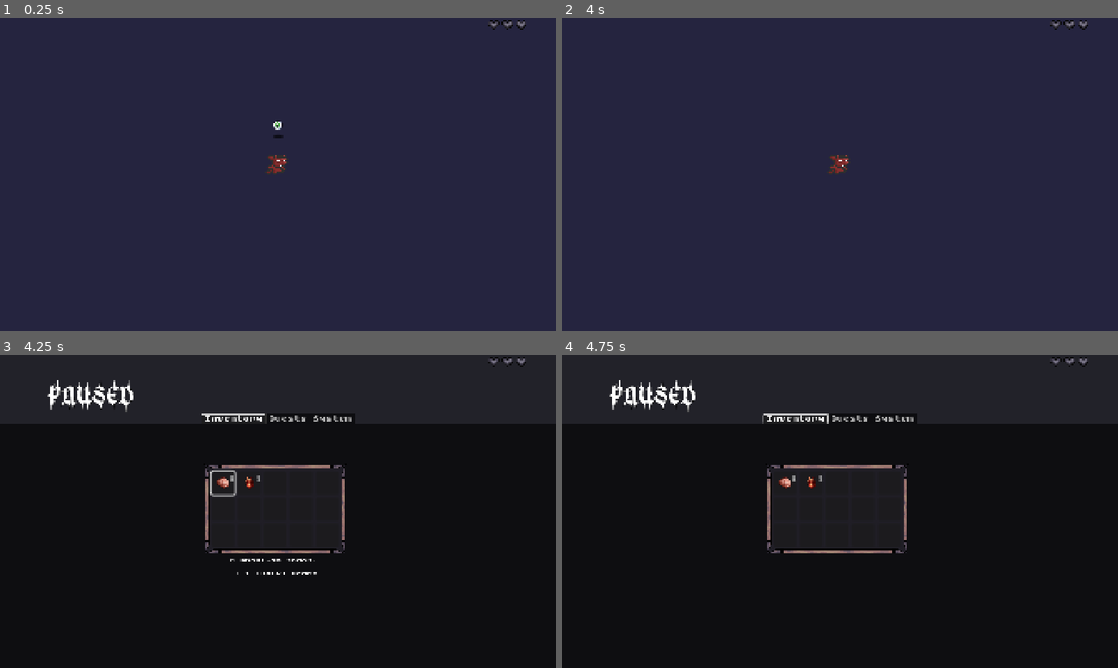
Above: before the commit, frames 1-4 (two rows, left to right).
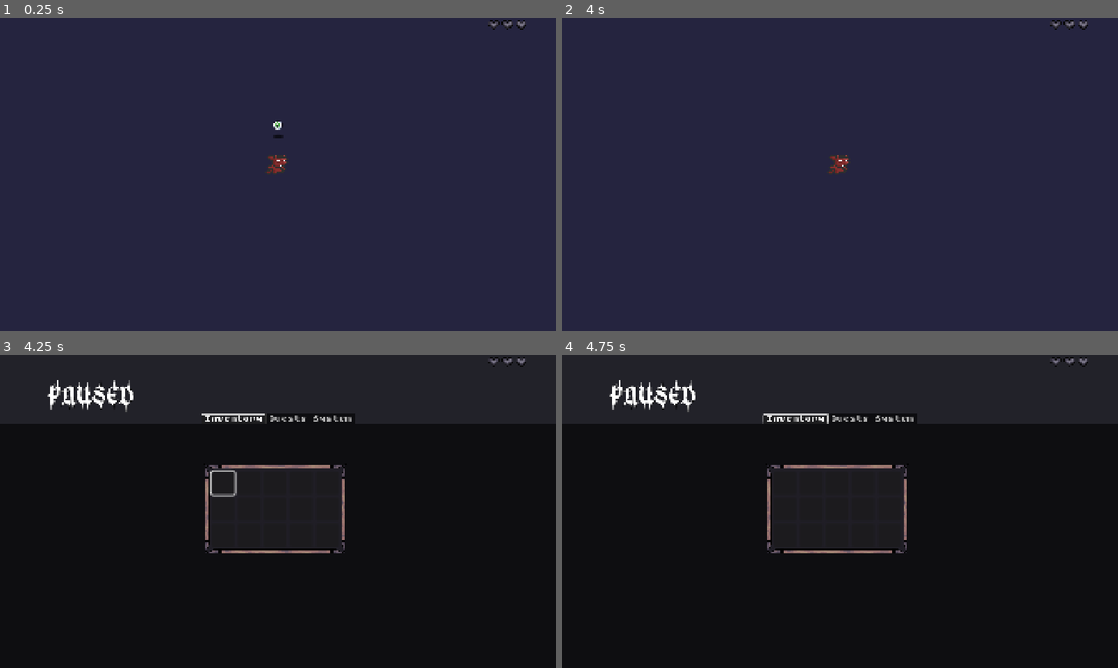
Above: after the commit, the same moments.

Repository: vilewombDEV/cradle-of-predation
Game: Godot game, scene res://Inventory/item_pickup.tscn
Same seed, same stepped clock (60 frames per second), same inputs: the game is played once before the commit and once after it. This scene is started directly instead of the project's main scene. Sound files missing from this copy of the repository are replaced by a short silence.
Inputs (mouse positions are in pixels of both pictures, inside the frame that each line leads up to):
- Up to frame 1 (0.25 s): no input
- Up to frame 2 (4 s): tap Enter (advance_dialog) at 0.5, 2, 3.5 s; move the mouse to (962, 158) at 0.52 s; hold E (interact) 0.53-1.28 s; hold D (move_right) 0.53-2.03 s; tap Space (jump) at 0.77, 1.25, 1.52, 2.75, 3.02, 3.77 s; tap P (test) at 0.8, 1.35, 2.3, 3.8 s; move the mouse to (728, 190) at 1.27 s; tap E (interact) at 1.55, 2.85 s; move the mouse to (895, 105) at 2.02 s; hold A (move_left) 2.03-2.78 s; hold Enter (advance_dialog) 2.03-2.78 s; move the mouse to (812, 237) at 2.77 s; hold D (move_right) from 2.78 s (still down); move the mouse to (1006, 221) at 3.52 s; hold Q (secondary_attack) from 3.53 s (still down)
- Up to frame 3 (4.25 s): keep holding D (move_right); keep holding Q (secondary_attack); tap Escape (pause_game) at 4.15 s
- Up to frame 4 (4.75 s): move the mouse to (673, 464) at 4.27 s; release D (move_right) at 4.28 s; release Q (secondary_attack) at 4.28 s; hold A (move_left) from 4.28 s (still down); tap P (test) at 4.35 s; tap Space (jump) at 4.52 s; tap E (interact) at 4.55 s

Frames 1-2 are identical in both runs. In frame 3, 0.3% of the frame differs, in the area x 39-57%, y 38-71%; in frame 4, 0.1%.

Commit message:
+ More Quest Logic (2)

Diff:
--- a/Interaction/Dialog System/dialog_system.gd
+++ b/Interaction/Dialog System/dialog_system.gd
@@ -125,13 +125,11 @@
 	choice_options.get_child(0).grab_focus()
 	pass
 
-
-
 func _dialog_choice_selected(_d: DialogBranch) -> void:
 	choice_options.visible = false
+	_d.selected.emit()
 	show_dialog(_d.dialog_items)
 	pass
-
 
 func on_timer_timeout() -> void:
 	content.visible_characters += 1
--- a/Interaction/Dialog System/dialog_system.tscn
+++ b/Interaction/Dialog System/dialog_system.tscn
@@ -195,9 +195,9 @@
 anchor_right = 0.935
 anchor_bottom = 0.562
 offset_left = -1054.2
-offset_top = 60.04
+offset_top = -31.96
 offset_right = 123.8
-offset_bottom = 219.04
+offset_bottom = 127.04
 grow_horizontal = 2
 grow_vertical = 2
 theme = ExtResource("6_e71ex")
--- /dev/null
+++ b/Interaction/NPC/NPC Resources/hooded_entity.tres
@@ -0,0 +1,10 @@
+[gd_resource type="Resource" script_class="NPCResource" load_steps=3 format=3 uid="uid://tvln172t6qfi"]
+
+[ext_resource type="Texture2D" uid="uid://bwrdjm4ycvu5g" path="res://Interaction/NPC/HOODED ENTITY PORTRAIT.png" id="1_0t1om"]
+[ext_resource type="Script" uid="uid://d04eryd8kooyr" path="res://Interaction/NPC/NPC Resources/npc_resource.gd" id="1_2lwwu"]
+
+[resource]
+script = ExtResource("1_2lwwu")
+npc_name = "The Hooded Entity"
+portrait = ExtResource("1_0t1om")
+metadata/_custom_type_script = "uid://d04eryd8kooyr"
--- a/Interaction/NPC/NPC Resources/npc.gd
+++ b/Interaction/NPC/NPC Resources/npc.gd
@@ -1,6 +1,5 @@
 extends CharacterBody2D
 class_name NPC
-
 
 @export var npc_resource: NPCResource: set = _set_npc_resource
 
--- a/Interaction/NPC/gypsy_shopkeeper.tscn
+++ b/Interaction/NPC/gypsy_shopkeeper.tscn
@@ -32,7 +32,7 @@
 shape = SubResource("CapsuleShape2D_02jty")
 
 [node name="DialogInteraction" parent="Gypsy" instance=ExtResource("4_g15iv")]
-position = Vector2(1, -2)
+position = Vector2(1, 0)
 
 [node name="DialogText" type="Node" parent="Gypsy/DialogInteraction"]
 script = ExtResource("5_l2jwx")
--- /dev/null
+++ b/Interaction/NPC/hooded_entity.tscn
@@ -0,0 +1,63 @@
+[gd_scene load_steps=10 format=3 uid="uid://cevcxrkcu60b0"]
+
+[ext_resource type="Script" uid="uid://r6u5xhk8gfv4" path="res://Interaction/NPC/NPC Resources/npc.gd" id="1_ovimc"]
+[ext_resource type="Texture2D" uid="uid://d2my8yk2uc545" path="res://Interaction/NPC/HOODED WIZARD.png" id="2_aa7lg"]
+[ext_resource type="Resource" uid="uid://tvln172t6qfi" path="res://Interaction/NPC/NPC Resources/hooded_entity.tres" id="2_us5vr"]
+
+[sub_resource type="AtlasTexture" id="AtlasTexture_eeooy"]
+atlas = ExtResource("2_aa7lg")
+region = Rect2(480, 0, 80, 80)
+
+[sub_resource type="AtlasTexture" id="AtlasTexture_yw35k"]
+atlas = ExtResource("2_aa7lg")
+region = Rect2(560, 0, 80, 80)
+
+[sub_resource type="AtlasTexture" id="AtlasTexture_b4xet"]
+atlas = ExtResource("2_aa7lg")
+region = Rect2(640, 0, 80, 80)
+
+[sub_resource type="AtlasTexture" id="AtlasTexture_s5xbl"]
+atlas = ExtResource("2_aa7lg")
+region = Rect2(720, 0, 80, 80)
+
+[sub_resource type="SpriteFrames" id="SpriteFrames_aa7lg"]
+animations = [{
+"frames": [{
+"duration": 1.0,
+"texture": SubResource("AtlasTexture_eeooy")
+}, {
+"duration": 1.0,
+"texture": SubResource("AtlasTexture_yw35k")
+}, {
+"duration": 1.0,
+"texture": SubResource("AtlasTexture_b4xet")
+}, {
+"duration": 1.0,
+"texture": SubResource("AtlasTexture_s5xbl")
+}],
+"loop": true,
+"name": &"idle",
+"speed": 5.0
+}]
+
+[sub_resource type="CapsuleShape2D" id="CapsuleShape2D_ovimc"]
+radius = 6.0
+height = 40.0
+
+[node name="QuestGiver" type="Node2D"]
+
+[node name="The Hooded Entity" type="CharacterBody2D" parent="."]
+script = ExtResource("1_ovimc")
+npc_resource = ExtResource("2_us5vr")
+
+[node name="AnimatedSprite2D" type="AnimatedSprite2D" parent="The Hooded Entity"]
+scale = Vector2(0.7375, 0.7375)
+sprite_frames = SubResource("SpriteFrames_aa7lg")
+animation = &"idle"
+autoplay = "idle"
+frame_progress = 0.597128
+
+[node name="CollisionShape2D" type="CollisionShape2D" parent="The Hooded Entity"]
+position = Vector2(-2, 0)
+shape = SubResource("CapsuleShape2D_ovimc")
+debug_color = Color(0, 0.6, 0.701961, 0.301961)
--- a/Interaction/NPC/shopkeeper.gd
+++ b/Interaction/NPC/shopkeeper.gd
@@ -11,4 +11,4 @@
 
 
 func show_shop_menu() -> void:
-	print("Show the menu")
+	ShopMenu.show_menu()
--- a/Inventory/ShopGUI/shop_menu.tscn
+++ b/Inventory/ShopGUI/shop_menu.tscn
@@ -144,7 +144,7 @@
 anchor_bottom = 1.0
 grow_horizontal = 2
 grow_vertical = 2
-color = Color(0, 0, 0, 0.337)
+color = Color(0, 0, 0, 0.713726)
 
 [node name="Control" type="Control" parent="."]
 layout_mode = 3
@@ -465,7 +465,7 @@
 offset_right = 456.0
 offset_bottom = 88.0
 theme_override_fonts/font = ExtResource("3_1x24s")
-theme_override_font_sizes/font_size = 70
+theme_override_font_sizes/font_size = 85
 text = "The Rattle & Claw"
 
 [node name="AudioStreamPlayer2D" type="AudioStreamPlayer2D" parent="."]
--- a/Levels/world1.tscn
+++ b/Levels/world1.tscn
@@ -8,11 +8,19 @@
 [ext_resource type="Texture2D" uid="uid://ojkhaidxviyh" path="res://Assets/Tile Sets/column.png" id="5_texvg"]
 [ext_resource type="Texture2D" uid="uid://dxjwv8c6w25ss" path="res://Assets/Tile Sets/3 - Edited.png" id="6_0wvid"]
 [ext_resource type="PackedScene" uid="uid://d16uck00gbmao" path="res://Props/barrel.tscn" id="8_770ha"]
-[ext_resource type="PackedScene" uid="uid://c5eq5pm52pw5i" path="res://Scenes/Enemies/spider.tscn" id="13_8hemp"]
 [ext_resource type="PackedScene" uid="uid://c5ykmin26do5a" path="res://Levels/player_spawn.tscn" id="14_2lp5j"]
+[ext_resource type="PackedScene" uid="uid://cevcxrkcu60b0" path="res://Interaction/NPC/hooded_entity.tscn" id="15_8hemp"]
+[ext_resource type="PackedScene" uid="uid://dt670mvtvcc17" path="res://Interaction/Dialog System/dialog_interaction.tscn" id="16_3p7ho"]
+[ext_resource type="Script" uid="uid://bl6alhn4bi86x" path="res://Interaction/NPC/NPC Resources/dialog_text.gd" id="17_o180a"]
 [ext_resource type="AudioStream" uid="uid://dtraia4b6s1w6" path="res://Music & SFX/juanjo_sound - Unroot.ogg" id="17_wvkut"]
+[ext_resource type="Resource" uid="uid://tvln172t6qfi" path="res://Interaction/NPC/NPC Resources/hooded_entity.tres" id="18_akwg7"]
 [ext_resource type="PackedScene" uid="uid://c6c5ogs46xbip" path="res://Interaction/Interactable Items/lock_1.tscn" id="18_mn3ar"]
+[ext_resource type="Script" uid="uid://ylv8dbax8c8c" path="res://Interaction/NPC/NPC Resources/dialog_choice.gd" id="19_j1w17"]
+[ext_resource type="Script" uid="uid://cdxasf6i202xc" path="res://Interaction/Dialog System/dialog_branch.gd" id="20_uhbvf"]
+[ext_resource type="Resource" uid="uid://8vq1mo48mwcb" path="res://Interaction/NPC/imp'zharoth_player.tres" id="21_1htus"]
+[ext_resource type="PackedScene" uid="uid://cdc8bkwuu0716" path="res://Quests/Utility Nodes/quest_advance_trigger.tscn" id="22_a18s4"]
 [ext_resource type="PackedScene" uid="uid://bgrkxg1kk8byu" path="res://Scenes/platform1.tscn" id="23_6o233"]
+[ext_resource type="Resource" uid="uid://8jbw0ajbt8dl" path="res://Quests/Quest/find_gypsy.tres" id="23_igicm"]
 [ext_resource type="PackedScene" uid="uid://r7e54m5ht830" path="res://Scenes/killzone.tscn" id="24_gubof"]
 [ext_resource type="PackedScene" uid="uid://bw6gxq0t8wvsm" path="res://Levels/level_transition.tscn" id="29_a18s4"]
 
@@ -216,9 +224,6 @@
 
 [node name="Enemies" type="Node" parent="."]
 
-[node name="Spider" parent="Enemies" instance=ExtResource("13_8hemp")]
-position = Vector2(272, 161)
-
 [node name="LevelTransition1" parent="." instance=ExtResource("29_a18s4")]
 position = Vector2(44, 144)
 level = "uid://b7b3q4t14ecla"
@@ -233,3 +238,57 @@
 target_transition_area = "LevelTransition3"
 size = 1
 side = 1
+
+[node name="QuestGiver" parent="." instance=ExtResource("15_8hemp")]
+position = Vector2(798, 139)
+
+[node name="DialogInteraction" parent="QuestGiver" instance=ExtResource("16_3p7ho")]
+position = Vector2(-5, -6)
+
+[node name="DialogText" type="Node" parent="QuestGiver/DialogInteraction"]
+script = ExtResource("17_o180a")
+text = "You..."
+npc_info = ExtResource("18_akwg7")
+metadata/_custom_type_script = "uid://bl6alhn4bi86x"
+
+[node name="DialogText2" type="Node" parent="QuestGiver/DialogInteraction"]
+script = ExtResource("17_o180a")
+text = "I've seen those eyes before..."
+npc_info = ExtResource("18_akwg7")
+metadata/_custom_type_script = "uid://bl6alhn4bi86x"
+
+[node name="DialogChoice" type="Node" parent="QuestGiver/DialogInteraction"]
+script = ExtResource("19_j1w17")
+metadata/_custom_type_script = "uid://ylv8dbax8c8c"
+
+[node name="DialogBranch" type="Node" parent="QuestGiver/DialogInteraction/DialogChoice"]
+script = ExtResource("20_uhbvf")
+text = "Who are you?"
+npc_info = ExtResource("21_1htus")
+metadata/_custom_type_script = "uid://cdxasf6i202xc"
+
+[node name="DialogText" type="Node" parent="QuestGiver/DialogInteraction/DialogChoice/DialogBranch"]
+script = ExtResource("17_o180a")
+text = "I am the cracks in each brick...the flickering light in each candle..."
+npc_info = ExtResource("18_akwg7")
+metadata/_custom_type_script = "uid://bl6alhn4bi86x"
+
+[node name="DialogBranch2" type="Node" parent="QuestGiver/DialogInteraction/DialogChoice"]
+script = ExtResource("20_uhbvf")
+text = "How could you know such a thing?"
+npc_info = ExtResource("21_1htus")
+metadata/_custom_type_script = "uid://cdxasf6i202xc"
+
+[node name="QuestAdvanceTrigger" parent="QuestGiver/DialogInteraction/DialogChoice/DialogBranch2" instance=ExtResource("22_a18s4")]
+signal_name = "selected"
+linked_quest = ExtResource("23_igicm")
+settings_summary = "UPDATE QUEST:
+Quest: Find Gypsy
+Step: 0 - N/A
+Complete: false"
+
+[node name="DialogText" type="Node" parent="QuestGiver/DialogInteraction/DialogChoice/DialogBranch2"]
+script = ExtResource("17_o180a")
+text = "I am bound to these whimpering walls..if you're to fulfil your quest for hunger, there's a spirit you're to meet."
+npc_info = ExtResource("18_akwg7")
+metadata/_custom_type_script = "uid://bl6alhn4bi86x"
--- a/Player/Player States/climb.gd
+++ /dev/null
@@ -1,20 +0,0 @@
-extends PlayerState
-class_name PlayerStateClimb
-
-func init() -> void:
-	pass
-
-func enter() -> void:
-	player.animation_player.play("climb")
-
-func exit() -> void:
-	pass
-
-func handle_input(_event: InputEvent) -> PlayerState:
-	return next_state
-
-func process(_delta: float) -> PlayerState:
-	return next_state
-
-func physics_process(_delta: float) -> PlayerState:
-	return next_state
--- a/Player/Player States/player_state.gd
+++ b/Player/Player States/player_state.gd
@@ -9,7 +9,6 @@
 @onready var run: PlayerStateRun = %Run
 @onready var jump: PlayerStateJump = %Jump
 @onready var fall: PlayerStateFall = %Fall
-@onready var climb: PlayerStateClimb = %Climb
 @onready var attack: PlayerStateAttack = %Attack
 @onready var stun: PlayerStateStun = %Stun
 @onready var death: PlayerStateDeath = %Death
--- a/Quests/Quest/find_gypsy.tres
+++ b/Quests/Quest/find_gypsy.tres
@@ -14,7 +14,7 @@
 script = ExtResource("2_i1f7h")
 title = "Find Gypsy"
 description = "Find Gypsy in this hellscape."
-steps = Array[String](["Step 1", "Step 2"])
+steps = Array[String](["Search Main Hall", "Search in Hellscape"])
 reward_xp = 100
 reward_items = Array[ExtResource("1_yeolt")]([SubResource("Resource_ka11v")])
 metadata/_custom_type_script = "uid://yo73vrm3o2tb"
--- /dev/null
+++ b/Quests/Utility Nodes/quest_advance_trigger.gd
@@ -0,0 +1,25 @@
+@tool
+@icon("res://Quests/Utility Nodes/quest_advance.png")
+extends QuestNode
+class_name QuestAdvanceTrigger
+
+@export_category("Parent Signal Connection")
+@export var signal_name: String = ""
+
+func _ready() -> void:
+	if Engine.is_editor_hint():
+		return
+	$Sprite2D.queue_free()
+	if signal_name != "":
+		if get_parent().has_signal(signal_name):
+			get_parent().connect(signal_name, advance_quest)
+
+func advance_quest() -> void:
+	if linked_quest == null:
+		return
+	var _title: String = linked_quest.title
+	var _step: String = get_step()
+	if _step == "N/A":
+		_step = ""
+	print("Advance_Quest: " + _title)
+	QuestManager.update_quest(_title, _step, quest_complete)
--- /dev/null
+++ b/Quests/Utility Nodes/quest_advance_trigger.tscn
@@ -0,0 +1,11 @@
+[gd_scene load_steps=3 format=3 uid="uid://cdc8bkwuu0716"]
+
+[ext_resource type="Script" uid="uid://ccbg35id0tgg8" path="res://Quests/Utility Nodes/quest_advance_trigger.gd" id="1_61vkk"]
+[ext_resource type="Texture2D" uid="uid://4pcb7n0b4cq8" path="res://Quests/Utility Nodes/quest_advance.png" id="2_a0dog"]
+
+[node name="QuestAdvanceTrigger" type="Node2D"]
+script = ExtResource("1_61vkk")
+
+[node name="Sprite2D" type="Sprite2D" parent="."]
+position = Vector2(11, -15)
+texture = ExtResource("2_a0dog")
--- /dev/null
+++ b/Quests/Utility Nodes/quest_node.gd
@@ -0,0 +1,40 @@
+@tool
+extends Node2D
+class_name QuestNode
+
+@export var linked_quest: Quest = null: set = _set_quest
+@export var quest_step: int = 0: set = _set_step
+@export var quest_complete: bool = false: set = _set_complete
+
+@export_category("Information Only")
+@export_multiline var settings_summary: String
+
+func _set_quest(_v: Quest) -> void:
+	linked_quest = _v
+	quest_step = 0
+	update_summary()
+
+func _set_step(_v: int) -> void:
+	quest_step = clamp( _v, 0, get_step_count() )
+	update_summary()
+
+func get_step_count() -> int:
+	if linked_quest == null:
+		return 0
+	else:
+		return linked_quest.steps.size()
+
+func _set_complete(_v: bool) -> void:
+	quest_complete = _v
+	update_summary()
+
+func update_summary() -> void:
+	settings_summary = "UPDATE QUEST:\nQuest: " + linked_quest.title + "\n"
+	settings_summary += "Step: " + str(quest_step) + " - " + get_step() + "\n"
+	settings_summary += "Complete: " + str(quest_complete)
+
+func get_step() -> String:
+	if quest_step != 0 and quest_step <= get_step_count():
+		return linked_quest.steps[quest_step - 1]
+	else:
+		return "N/A"
--- a/Scenes/pause_menu.tscn
+++ b/Scenes/pause_menu.tscn
@@ -81,6 +81,7 @@
 offset_top = 203.0
 grow_horizontal = 2
 grow_vertical = 2
+mouse_filter = 2
 theme_override_fonts/font = ExtResource("2_1och7")
 theme_override_font_sizes/font_size = 25
 tab_alignment = 1
@@ -173,7 +174,8 @@
 theme_override_fonts/font = ExtResource("2_1och7")
 theme_override_font_sizes/font_size = 20
 horizontal_alignment = 1
-autowrap_mode = 2
+vertical_alignment = 1
+autowrap_mode = 3
 
 [node name="Quests" type="Control" parent="Control/TabContainer"]
 layout_mode = 2
--- a/Scenes/player.tscn
+++ b/Scenes/player.tscn
@@ -10,7 +10,6 @@
 [ext_resource type="Script" uid="uid://bnhb3ihcx55ka" path="res://Player/Player States/fall.gd" id="6_f1ek2"]
 [ext_resource type="Script" uid="uid://dadl8lavnf3e4" path="res://Player/Player States/player_state.gd" id="7_8erm5"]
 [ext_resource type="Script" uid="uid://bkrtmt8yhfoej" path="res://Player/Player States/attack.gd" id="7_f1ek2"]
-[ext_resource type="Script" uid="uid://853rlrga1c1c" path="res://Player/Player States/climb.gd" id="8_qqcod"]
 [ext_resource type="Script" uid="uid://5r8nv8j0cru7" path="res://Player/Player States/stun.gd" id="9_7dp3o"]
 [ext_resource type="Script" uid="uid://b6bvdqxywoejk" path="res://Player/Player States/death.gd" id="10_h4iuc"]
 [ext_resource type="AudioStream" uid="uid://8lqlolt18xtr" path="res://Music & SFX/IMP SFX/CREAHmn_Short, Intimidating, Troll, MHCS15.wav" id="11_fd4e3"]
@@ -40,23 +39,6 @@
 "values": [0]
 }
 
-[sub_resource type="Animation" id="Animation_qqcod"]
-resource_name = "climb"
-length = 0.05
-step = 0.05
-tracks/0/type = "value"
-tracks/0/imported = false
-tracks/0/enabled = true
-tracks/0/path = NodePath("Sprite2D:frame")
-tracks/0/interp = 1
-tracks/0/loop_wrap = true
-tracks/0/keys = {
-"times": PackedFloat32Array(0),
-"transitions": PackedFloat32Array(1),
-"update": 1,
-"values": [18]
-}
-
 [sub_resource type="Animation" id="Animation_igrcy"]
 resource_name = "death"
 length = 0.7
@@ -163,7 +145,6 @@
 [sub_resource type="AnimationLibrary" id="AnimationLibrary_tx1dd"]
 _data = {
 &"RESET": SubResource("Animation_f1ek2"),
-&"climb": SubResource("Animation_qqcod"),
 &"death": SubResource("Animation_igrcy"),
 &"idle": SubResource("Animation_8erm5"),
 &"jump": SubResource("Animation_gymyn"),
@@ -270,10 +251,6 @@
 unique_name_in_owner = true
 script = ExtResource("6_f1ek2")
 
-[node name="Climb" type="Node" parent="States"]
-unique_name_in_owner = true
-script = ExtResource("8_qqcod")
-
 [node name="Attack" type="Node" parent="States"]
 unique_name_in_owner = true
 script = ExtResource("7_f1ek2")
@@ -298,6 +275,7 @@
 [node name="CollisionShape2D" type="CollisionShape2D" parent="."]
 position = Vector2(0, -9)
 shape = SubResource("CapsuleShape2D_8erm5")
+debug_color = Color(0, 0.6, 0.701961, 0.262745)
 
 [node name="PlayerCamera" type="Camera2D" parent="."]
 zoom = Vector2(4, 4)
@@ -343,9 +321,3 @@
 libraries = {
 &"": SubResource("AnimationLibrary_fd4e3")
 }
-
-[node name="LadderRayCast" type="RayCast2D" parent="."]
-position = Vector2(0, -14)
-target_position = Vector2(0, -10)
-collision_mask = 32
-hit_from_inside = true
--- a/Scenes/quests_ui.gd
+++ b/Scenes/quests_ui.gd
@@ -46,7 +46,6 @@
 func clear_quest_details() -> void:
 	title_label.text = ""
 	description_label.text = ""
-
 	for c in details_container.get_children():
 		if c is QuestStepItem:
 			c.queue_free()
--- a/Scenes/rattle_and_claw_shop.tscn
+++ b/Scenes/rattle_and_claw_shop.tscn
@@ -1,10 +1,9 @@
-[gd_scene load_steps=28 format=4 uid="uid://cstqm2inckfvc"]
+[gd_scene load_steps=27 format=4 uid="uid://cstqm2inckfvc"]
 
 [ext_resource type="Texture2D" uid="uid://bd4i3rou8m2po" path="res://Assets/Tile Sets/oak_woods_v1.0/oak_woods_tileset.png" id="1_4rcv3"]
 [ext_resource type="Texture2D" uid="uid://drh7ehtd1v182" path="res://Assets/Tile Sets/oak_woods_v1.0/background/background_layer_1.png" id="1_63dqu"]
 [ext_resource type="Script" uid="uid://dfawrkv1bwgwu" path="res://Levels/level.gd" id="1_jb5np"]
 [ext_resource type="Texture2D" uid="uid://cl7oyl245x6b8" path="res://Assets/Tile Sets/oak_woods_v1.0/background/background_layer_2.png" id="2_cdo1u"]
-[ext_resource type="AudioStream" uid="uid://baes2ibbxb8tt" path="res://Music & SFX/Forest Day.ogg" id="2_hcbt5"]
 [ext_resource type="Script" uid="uid://cxvuob6p6e6a" path="res://Levels/Tilemaps/level_tilemap.gd" id="2_jb5np"]
 [ext_resource type="Texture2D" uid="uid://duf8vgbg2m54q" path="res://Assets/Tile Sets/oak_woods_v1.0/background/background_layer_3.png" id="3_ck22l"]
 [ext_resource type="Texture2D" uid="uid://dtvj7jnfae24j" path="res://Assets/Tile Sets/oak_woods_v1.0/decorations/fence_1.png" id="6_xwrut"]
@@ -976,7 +975,6 @@
 
 [node name="RattleandClaw" type="Node2D"]
 script = ExtResource("1_jb5np")
-music = ExtResource("2_hcbt5")
 
 [node name="PARA" type="Node" parent="."]
 
@@ -1119,7 +1117,7 @@
 script = ExtResource("2_jb5np")
 
 [node name="PlayerSpawn" parent="." instance=ExtResource("14_hcbt5")]
-position = Vector2(190, 220)
+position = Vector2(1060, 222)
 
 [node name="BG ITEMS" type="Node" parent="."]
 
--- a/Scripts/player.gd
+++ b/Scripts/player.gd
@@ -52,9 +52,6 @@
 func _physics_process(_delta: float) -> void:
 	velocity.y += gravity * _delta * gravity_multiplier
 	velocity.y = clampf(velocity.y, -1000.0, max_fall_velocity)
-	var ladder_collider = ladder_ray_cast.get_collider()
-	if ladder_collider:
-		_ladder_climb(_delta)
 	move_and_slide()
 	change_state(current_state.physics_process(_delta))
 
@@ -95,14 +92,8 @@
 		elif direction.x > 0:
 			sprite.flip_h = false
 
-func _ladder_climb(_delta):
-	direction.y = Input.get_axis("up", "down")
-	if direction:
-		velocity = direction * move_speed / 2
-	else:
-		velocity = Vector2.ZERO
-
 func _unhandled_key_input(event: InputEvent) -> void:
+	change_state(current_state.handle_input(event))
 	if event.is_action_pressed("interact"):
 		PlayerManager.interact_pressed.emit()
 
@@ -112,7 +103,6 @@
 	if hp > 0:
 		update_hp(-hurt_box.damage)
 		player_damaged.emit(hurt_box)
-
 
 func update_hp(delta: int) -> void:
 	hp = clampi(hp + delta, 0, max_hp)
--- a/Singleton/global_quest_manager.gd
+++ b/Singleton/global_quest_manager.gd
@@ -12,16 +12,19 @@
 
 func _unhandled_input(event: InputEvent) -> void:
 	if event.is_action_pressed("test"):
-		update_quest("Short Quest", "Step 1", true)
-		update_quest("Find Gypsy", "Step 1")
-		update_quest("Find Gypsy", "Step 2")
-		update_quest("Find Gypsy", "", true)
-		update_quest("Long Quest", "Step 1")
-		update_quest("Long Quest", "Step 2")
-		update_quest("Long Quest", "Step 3")
-		update_quest("Long Quest", "Step 4")
-		update_quest("Long Quest", "", false)
+		#print(find_quest_by_title("Find Gypsy"))
+		#print("Current Quests: ", current_quests)
+		#print("get_quest_index_by_title: ", get_quest_index_by_title("find gypsy"))
+		#print("get_quest_index_by_title: ", get_quest_index_by_title("short quest"))
+
+		#print("before: ", current_quests)
+		#update_quest("short quest", "", true)
+		#update_quest("find gypsy", "Search Main Hall")
+		#update_quest("long quest", "", true)
+		#print("after: ", current_quests)
 		print("Quests: ", current_quests)
+		#print("==============")
+		pass
 
 func gather_quest_data() -> void:
 	# Gather all Quest resources and add to the Quests Array
@@ -29,25 +32,33 @@
 	quests.clear()
 	for q in quest_files:
 		quests.append( load( QUEST_DATA_LOCATION + "/" + q ) as Quest )
+	print("Quest Count: ", quests.size())
 
 func update_quest(_title: String, _completed_step: String = "", _is_complete: bool = false) -> void:
 	var quest_index: int = get_quest_index_by_title(_title)
 	if quest_index == -1:
 		var new_quest: Dictionary = {
-			title = _title,
-			is_complete = _is_complete,
-			completed_steps = []
+				title = _title,
+				is_complete = _is_complete,
+				completed_steps = []
 		}
 		if _completed_step != "":
 			new_quest.completed_steps.append(_completed_step)
-			current_quests.append(new_quest)
-			quest_updated.emit(new_quest)
+
+		current_quests.append(new_quest)
+		quest_updated.emit(new_quest)
+
+		# Display a notification that quest was added
+
 	else:
 		var q = current_quests[quest_index]
 		if _completed_step != "" and q.completed_steps.has(_completed_step) == false:
 			q.completed_steps.append(_completed_step)
 		q.is_complete = _is_complete
 		quest_updated.emit(q)
+
+		# Display a notification that quest was updated OR completed
+
 		if q.is_complete == true:
 			disperse_quest_rewards(find_quest_by_title(_title))
 
@@ -58,19 +69,19 @@
 
 func find_quest(_quest: Quest) -> Dictionary:
 	for q in current_quests:
-		if q.title == _quest.title:
+		if q.title.to_lower() == _quest.title.to_lower():
 			return q
 	return { title = "Not Found", is_complete = false, completed_steps = [''] }
 
 func find_quest_by_title(_title: String) -> Quest:
 	for q in quests:
-		if q.title == _title:
+		if q.title.to_lower() == _title.to_lower():
 			return q
 	return null
 
 func get_quest_index_by_title(_title: String) -> int:
 	for i in current_quests.size():
-		if current_quests[i].title == _title:
+		if current_quests[i].title.to_lower() == _title.to_lower():
 			return i
 	return -1
 
Binary file added: Interaction/NPC/HOODED ENTITY PORTRAIT.png
Not shown, added: Interaction/NPC/HOODED ENTITY PORTRAIT.png.import
Binary file added: Interaction/NPC/HOODED WIZARD.png
Not shown, added: Interaction/NPC/HOODED WIZARD.png.import
Not shown: 1 places in Levels/world1.tscn that only renumber resources
Not shown, removed: Player/Player States/climb.gd.uid
Binary file added: Quests/Utility Nodes/quest_advance.png
Not shown, added: Quests/Utility Nodes/quest_advance.png.import
Not shown, added: Quests/Utility Nodes/quest_advance_trigger.gd.uid
Not shown, added: Quests/Utility Nodes/quest_node.gd.uid
Binary file added: Quests/Utility Nodes/quest_switch.png
Not shown, added: Quests/Utility Nodes/quest_switch.png.import
(and 1 more such lines)
